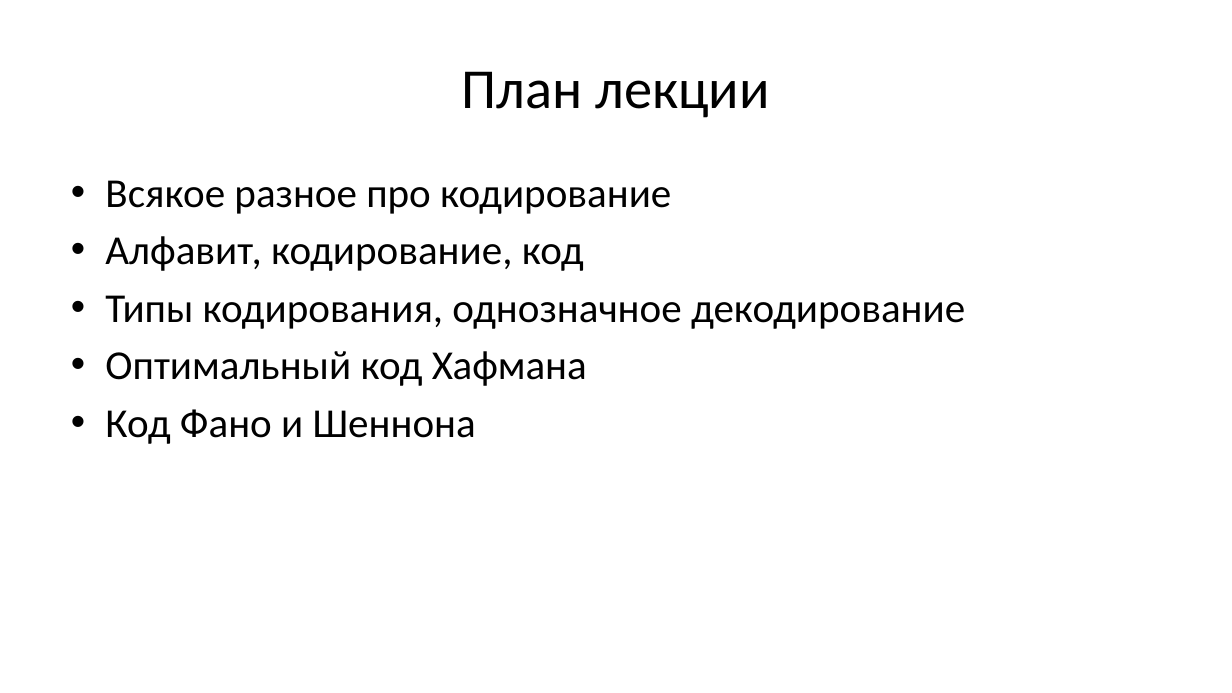
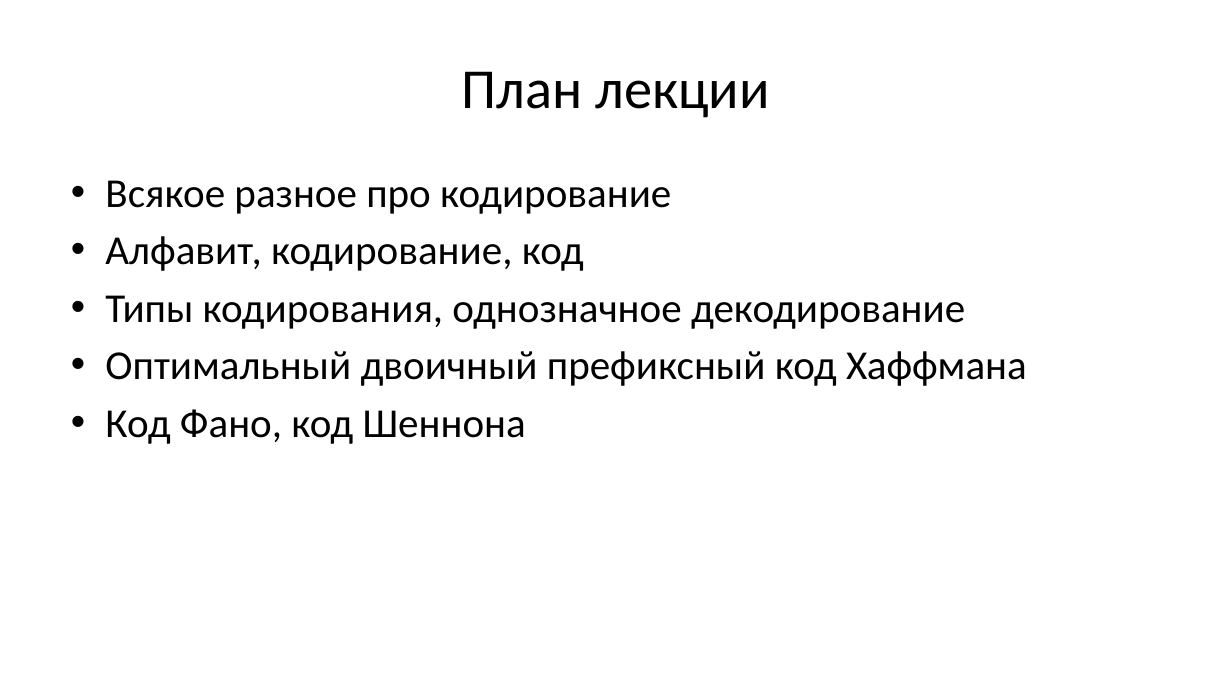
Before and after one commit to Evgueni-Petrov-aka-espetrov/Algorithms-and-Programming-in-C-pptx, a slide deck: slide 2 of 14 Кодирование.pptx. Drawn at 1232x693 pixels with LibreOffice and Linux fonts; fonts in the diff are those of the drawing. Boxes give left, top, right and bottom in pixels: in the first picture for what was removed or moved away, otherwise in the second. Text is boxed around its words. In the diff, an @@ line names an element or a change of style, - is before the commit and + after.

```diff
--- a/14 Кодирование.pptx
+++ b/14 Кодирование.pptx
@@ text at [105,351,1027,444]: text changed @@
-• Оптимальный код Хафмана
-• Код Фано и Шеннона
+• Оптимальный двоичный префиксный код Хаффмана
+• Код Фано, код Шеннона
```
Also in this commit, not shown: 12 other slides changed, 171 slides added.
